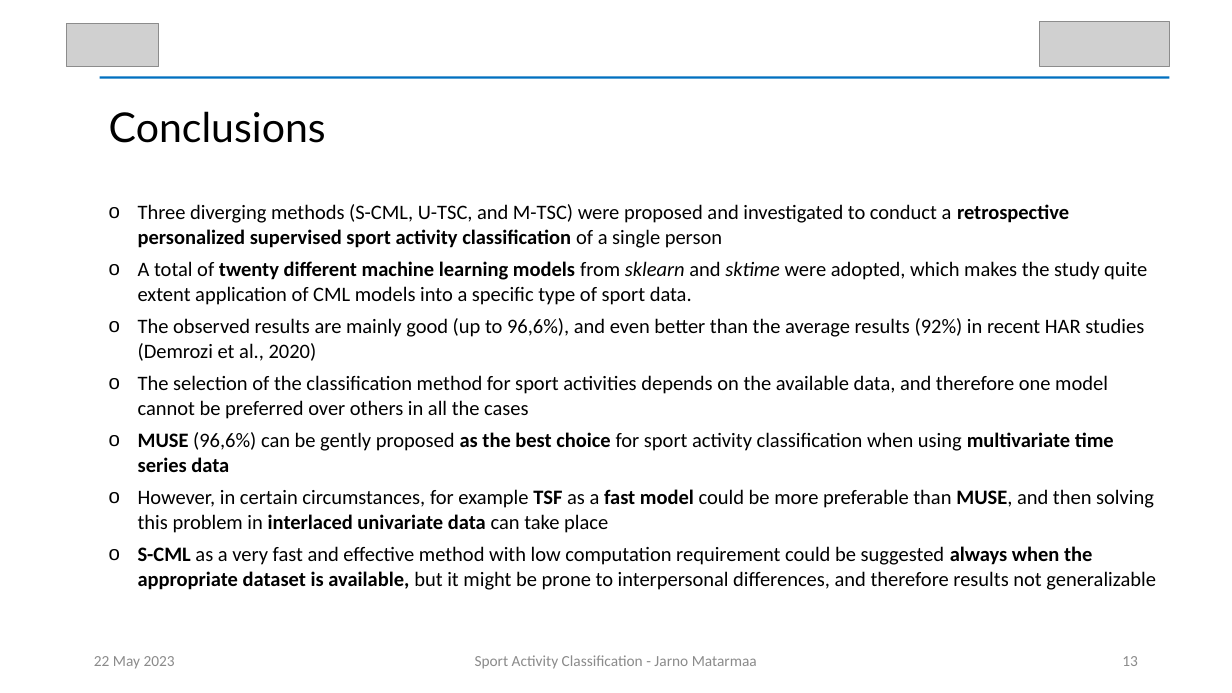
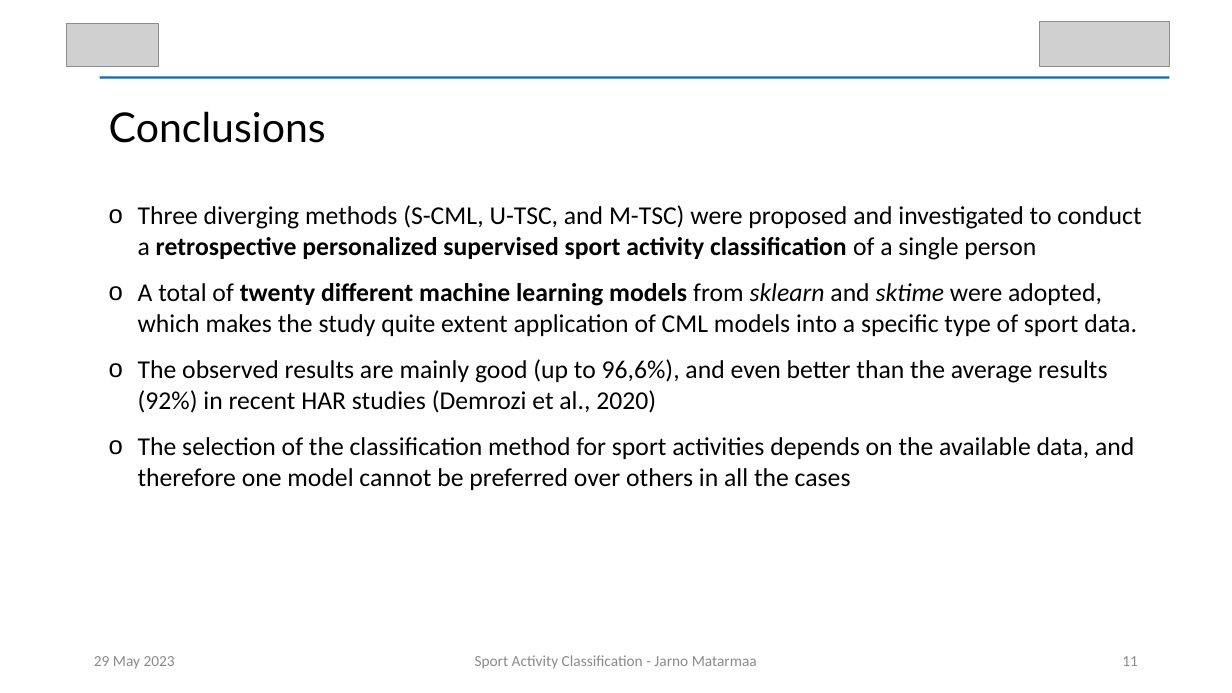
Before and after one commit to JABE22/MasterProject, a slide deck: slide 11 of presentation/SAC_Thesis_Presentation.pptx (slide 13 before the commit). Drawn at 1232x693 pixels with LibreOffice and Linux fonts; fonts in the diff are those of the drawing; grey boxes stand for pictures. Boxes give left, top, right and bottom in pixels: in the first picture for what was removed or moved away, otherwise in the second. Text is boxed around its words. In the diff, an @@ line names an element or a change of style, - is before the commit and + after.

```diff
--- a/presentation/SAC_Thesis_Presentation.pptx
+++ b/presentation/SAC_Thesis_Presentation.pptx
@@ text "Three diverging methods (S-CML, U-TSC, ..." at (138, 205, 1141, 490): size 16 to 20 pt; more space between paragraphs @@
@@ text at (138, 432, 1156, 590): paragraphs removed @@
-o MUSE (96,6%) can be gently proposed as the best choice for sport activity classification when using multivariate time series data
-o However, in certain circumstances, for example TSF as a fast model could be more preferable than MUSE, and then solving this problem in interlaced univariate data can take place
-o S-CML as a very fast and effective method with low computation requirement could be suggested always when the appropriate dataset is available, but it might be prone to interpersonal differences, and therefore results not generalizable
@@ text at (94, 656, 175, 669): text changed @@
-22 May 2023
+29 May 2023
@@ page number at (1122, 656, 1138, 666): text changed @@
-13
+11
```
Also in this commit, not shown: 14 other slides changed, 4 slides added, 12 other files.
